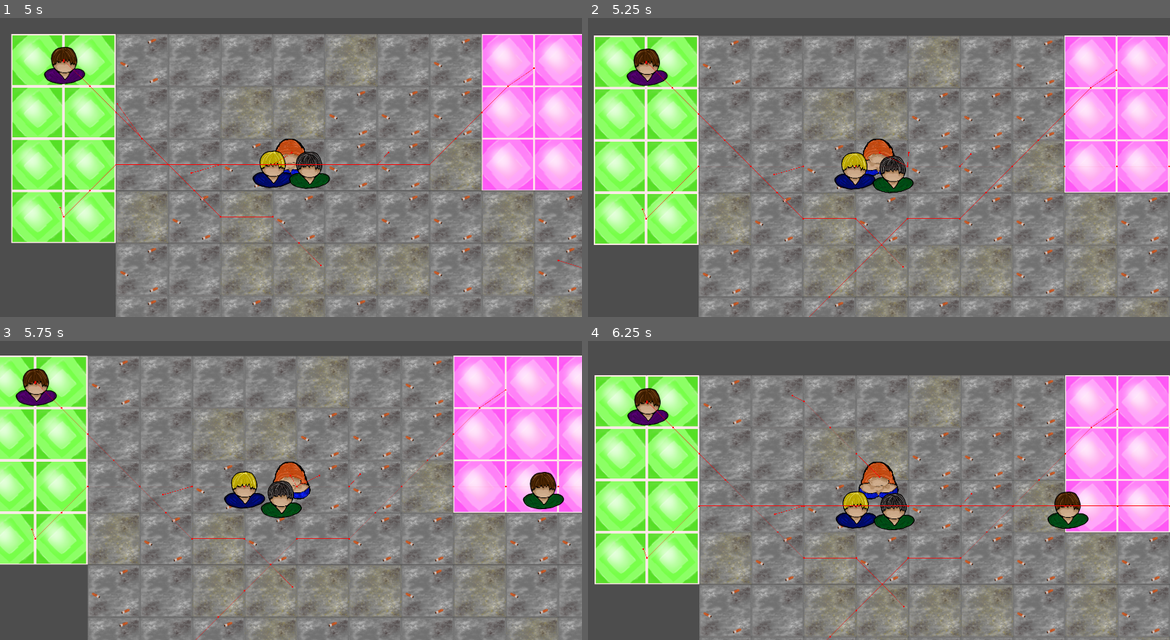
Above: before the commit, frames 1-4 (two rows, left to right).
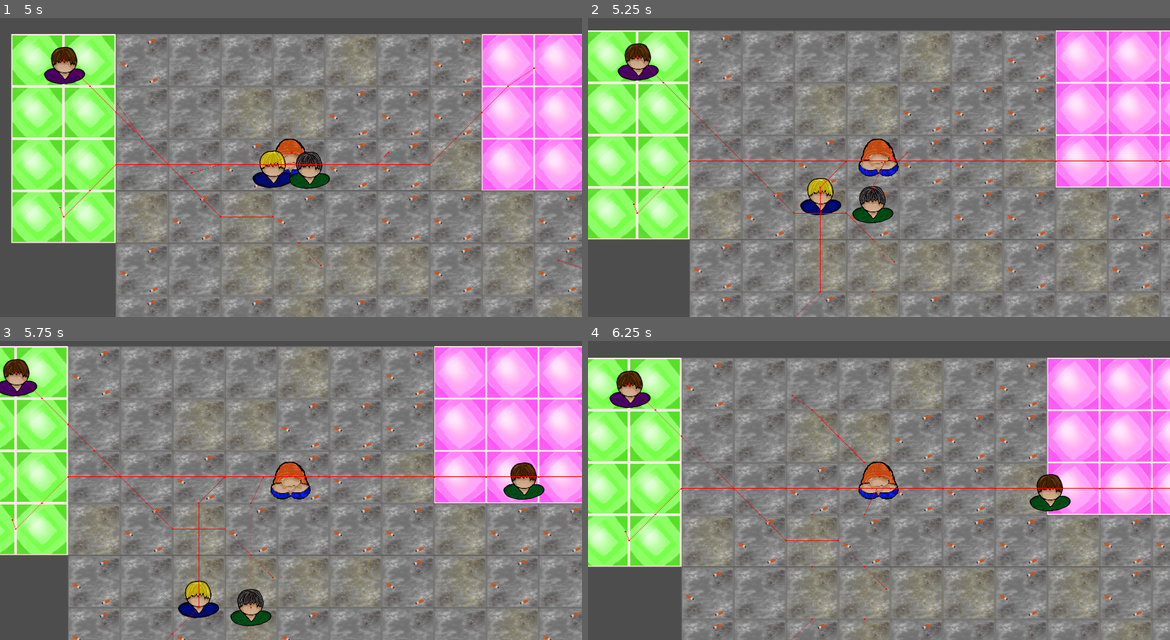
Above: after the commit, the same moments.

Repository: mntjams/game-jam-25-2
Game: Godot game, scene res://scenes/game.tscn
The game is run twice, just before and just after one commit, with the same random seed, the same clock (stepped at 60 frames per second) and the same inputs.
Inputs (mouse positions are in pixels of both pictures, inside the frame that each line leads up to):
- Up to frame 1 (5 s): move the mouse to (419, 137) at 0.52 s; move the mouse to (174, 170) at 1.27 s; move the mouse to (349, 80) at 2.02 s; move the mouse to (261, 218) at 2.77 s; move the mouse to (465, 203) at 3.52 s; move the mouse to (116, 104) at 4.27 s
- Up to frame 2 (5.25 s): move the mouse to (908, 152) at 5.02 s
- Up to frame 3 (5.75 s): no input
- Up to frame 4 (6.25 s): move the mouse to (791, 394) at 5.77 s

Frame 1 is identical in both runs. In frame 2, 40% of the frame differs, in the area x 0-100%, y 4-100%; in frame 3, 48%, in the area x 0-100%, y 1-100%; in frame 4, 47%.

Commit message:
Change timeout

Diff:
--- a/scripts/npc.gd
+++ b/scripts/npc.gd
@@ -13,7 +13,7 @@
 var working : bool = false
 
 @onready var stuck_timer: Timer = $StuckTimer
-@export var stuck_timeout: float = 7.5      # seconds before we assume stuck
+@export var stuck_timeout: float = 5      # seconds before we assume stuck
 
 # --- NPC Movement ---------------------------------------------------------
 
